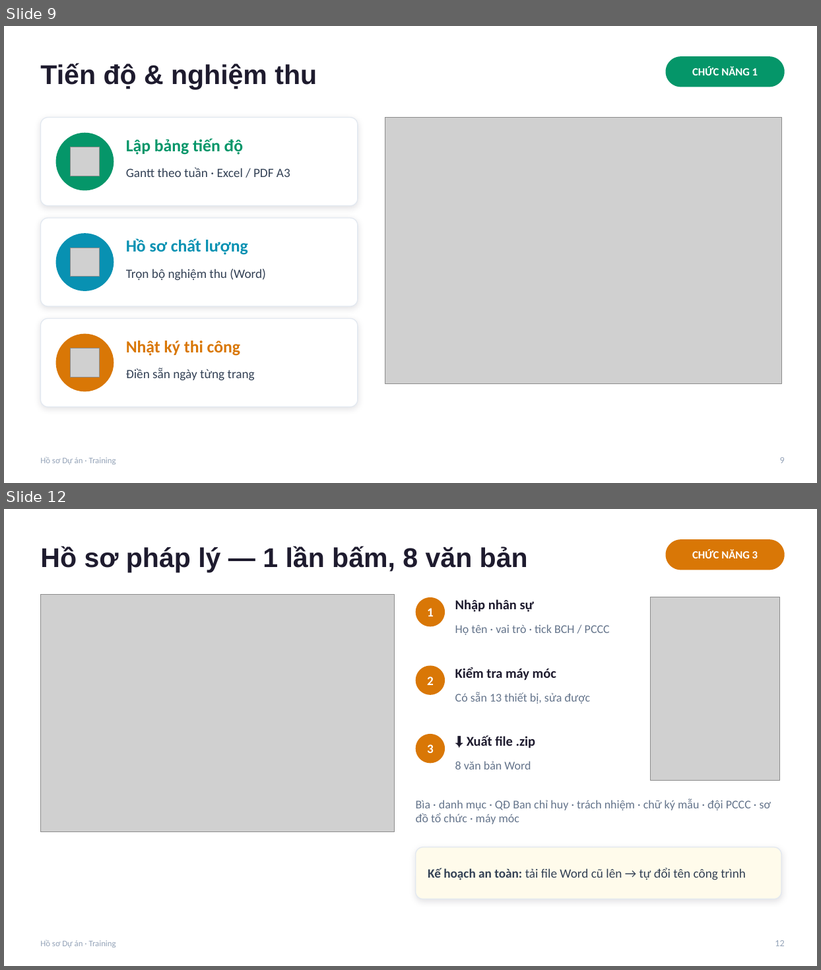
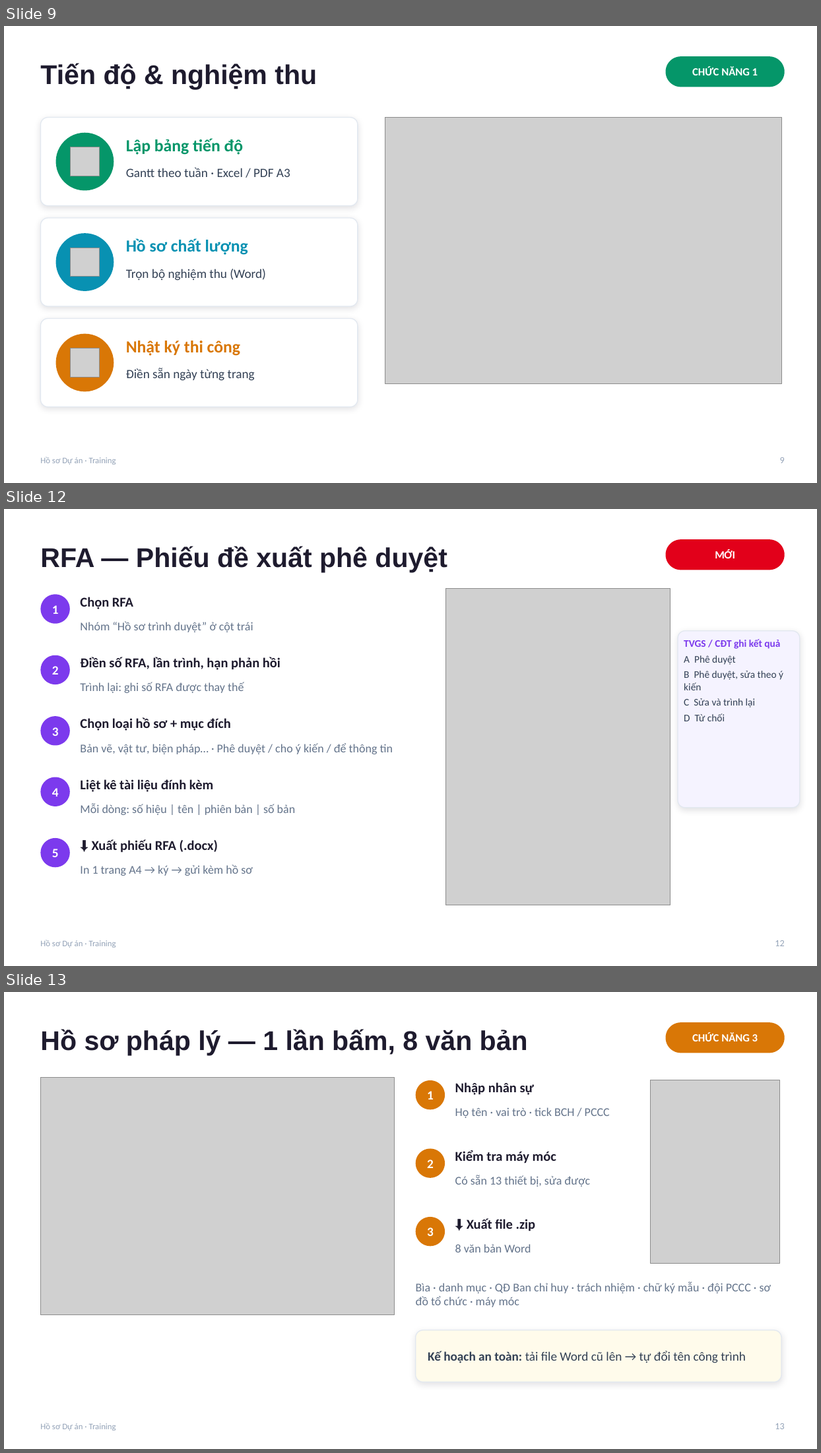
Before and after one commit to xaxa9ztb/TrackingTS, a slide deck: docs/Training-Ho-so-Du-an.pptx. Shown one above the other, each under a label of ours: slides 9 and 12 before the commit, slides 9, 12 and 13 after it; the slides between them are not shown. The pictures are 821x970 and 821x1453 pixels, drawn with LibreOffice and Linux fonts; fonts in the diff are those of the drawing; grey boxes stand for pictures. Boxes give left, top, right and bottom in pixels: in the first picture for what was removed or moved away, otherwise in the second. Text is boxed around its words. In the diff, an @@ line names an element or a change of style, - is before the commit and + after.

```diff
--- a/docs/Training-Ho-so-Du-an.pptx
+++ b/docs/Training-Ho-so-Du-an.pptx
@@ slide 12 added at (4,509,817,966), background #FFFFFF; not listed: 1 template element that a slide beside it also shows @@
@@ title added at (40,546,447,572), 32 pt, text #1E1B2E, bold @@
+RFA — Phiếu đề xuất phê duyệt
@@ rounded rectangle added at (666,539,785,570), fill #E2001A @@
@@ text added at (715,550,735,559), 13 pt, text #FFFFFF, bold @@
+MỚI
@@ ellipse added at (40,594,70,624), fill #7C3AED @@
@@ text added at (52,605,59,614), 15 pt, text #FFFFFF, bold @@
+1
@@ text added at (80,597,133,609), 16 pt, text #1E1B2E, bold @@
+Chọn RFA
@@ picture added at (446,588,671,906) @@
@@ text added at (80,621,253,632), 14 pt, text #64748B @@
+Nhóm “Hồ sơ trình duyệt” ở cột trái
@@ rounded rectangle added at (678,631,800,808), fill #F5F3FF, outline #E2E8F0 1 pt @@
@@ text added at (684,639,783,722), 12 pt, text #334155 @@
+TVGS / CĐT ghi kết quả
+A Phê duyệt
+B Phê duyệt, sửa theo ý kiến
+C Sửa và trình lại
+D Từ chối
@@ ellipse added at (40,656,70,685), fill #7C3AED @@
@@ text added at (52,666,59,675), 15 pt, text #FFFFFF, bold @@
+2
@@ text added at (80,657,281,670), 16 pt, text #1E1B2E, bold @@
+Điền số RFA, lần trình, hạn phản hồi
@@ text added at (80,682,244,693), 14 pt, text #64748B @@
+Trình lại: ghi số RFA được thay thế
@@ ellipse added at (40,716,70,746), fill #7C3AED @@
@@ text added at (80,718,231,731), 16 pt, text #1E1B2E, bold @@
+Chọn loại hồ sơ + mục đích
@@ text added at (52,727,59,736), 15 pt, text #FFFFFF, bold @@
+3
@@ text added at (80,743,393,755), 14 pt, text #64748B @@
+Bản vẽ, vật tư, biện pháp… · Phê duyệt / cho ý kiến / để thông tin
@@ ellipse added at (40,778,70,807), fill #7C3AED @@
@@ text added at (80,780,213,792), 16 pt, text #1E1B2E, bold @@
+Liệt kê tài liệu đính kèm
@@ text added at (52,788,59,797), 15 pt, text #FFFFFF, bold @@
+4
@@ text added at (80,803,296,815), 14 pt, text #64748B @@
+Mỗi dòng: số hiệu | tên | phiên bản | số bản
@@ ellipse added at (40,838,70,867), fill #7C3AED @@
@@ text added at (92,840,218,853), 16 pt, text #1E1B2E, bold @@
+⬇ Xuất phiếu RFA (.docx)
@@ text added at (52,849,59,857), 15 pt, text #FFFFFF, bold @@
+5
@@ text added at (80,865,252,876), 14 pt, text #64748B @@
+In 1 trang A4 → ký → gửi kèm hồ sơ
@@ page number added at (775,941,784,947), 11 pt, text #94A3B8 @@
+12
@@ what was slide 12 is now slide 13 @@
```
Also in this commit, not shown: 4 slides changed, 4 other files.
